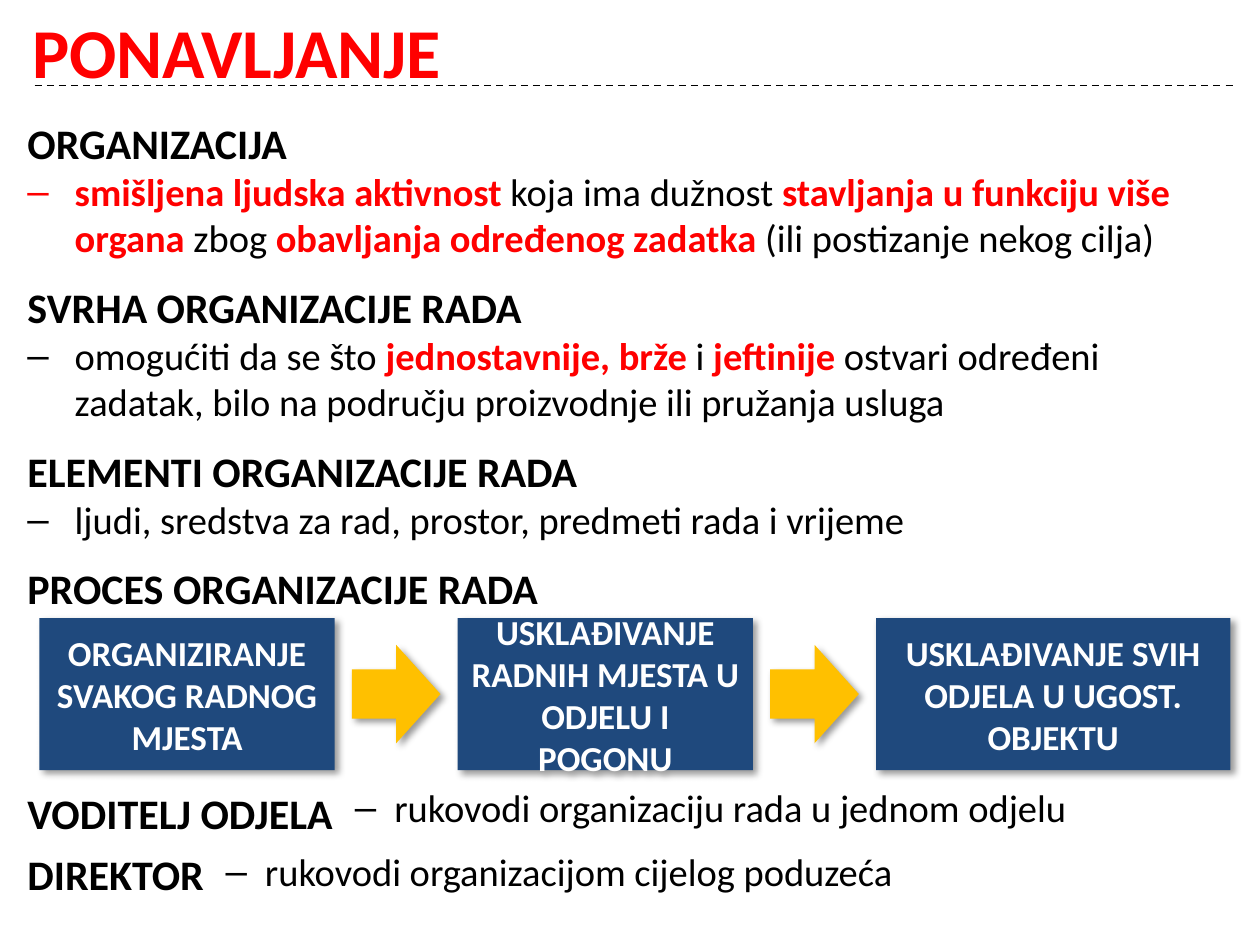
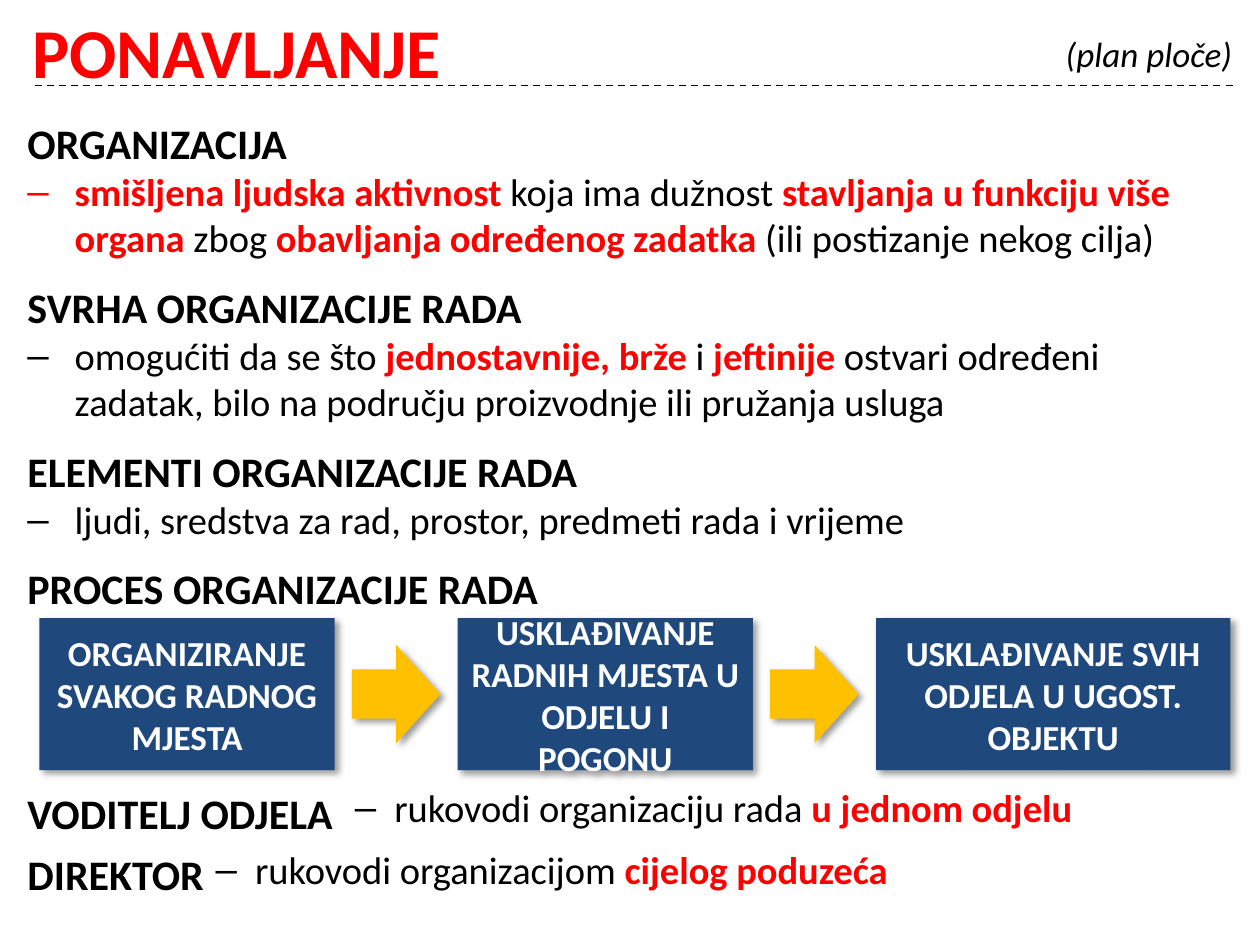
Before and after one commit to cornx/print, a slide deck: slide 9 of data/organizacija/001_Organizacija_uvod.pptx. Drawn at 1260x945 pixels with LibreOffice and Linux fonts; fonts in the diff are those of the drawing. Boxes give left, top, right and bottom in pixels: in the first picture for what was removed or moved away, otherwise in the second. Text is boxed around its words. In the diff, an @@ line names an element or a change of style, - is before the commit and + after.

```diff
--- a/data/organizacija/001_Organizacija_uvod.pptx
+++ b/data/organizacija/001_Organizacija_uvod.pptx
@@ text added at <box>1066,41,1232,73</box>, 20 pt, text #000000, italic @@
+(plan ploče)
@@ text "rukovodi organizaciju rada u jednom ..." at <box>394,795,1073,829</box>: text colour #000000 to #FF0000, bold on in "u jednom odjelu" @@
@@ text "rukovodi organizacijom cijelog poduzeća": place and size @@
-text "rukovodi organizacijom cijelog poduzeća" at <box>265,859,893,893</box>
+text "rukovodi organizacijom cijelog poduzeća" at <box>255,857,887,891</box>
@@ text "rukovodi organizacijom cijelog poduzeća" at <box>255,857,887,891</box>: text colour #000000 to #FF0000, bold on in "cijelog poduzeća" @@
```
Also in this commit, not shown: 4 other slides changed.
